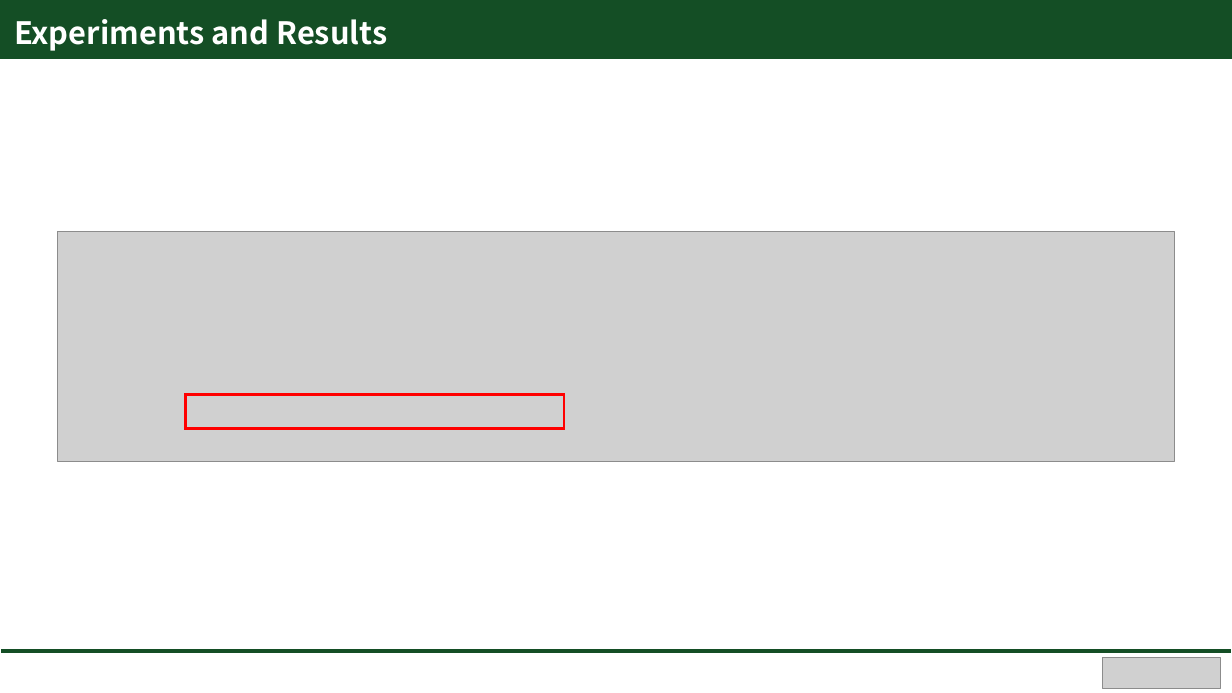
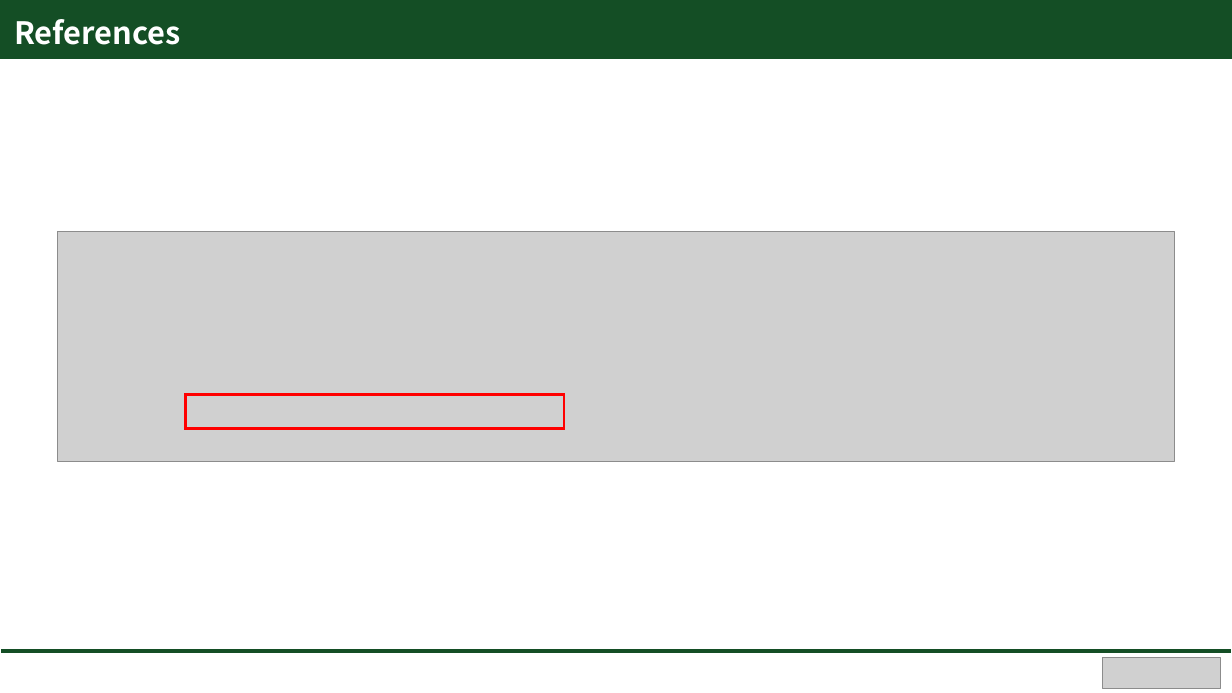
Before and after one commit to Hongsehyun/SV_Intern_Memo, a slide deck: slide 16 of 1. Study Summary/Paper Review/[2nd_Paper Review] Introduction and Execution of Quantization based on PyTorch.pptx (slide 17 before the commit). Drawn at 1232x693 pixels with LibreOffice and Linux fonts; fonts in the diff are those of the drawing; grey boxes stand for pictures. Boxes give left, top, right and bottom in pixels: in the first picture for what was removed or moved away, otherwise in the second. Text is boxed around its words. In the diff, an @@ line names an element or a change of style, - is before the commit and + after.

```diff
--- a/1. Study Summary/Paper Review/[2nd_Paper Review] Introduction and Execution of Quantization based on PyTorch.pptx
+++ b/1. Study Summary/Paper Review/[2nd_Paper Review] Introduction and Execution of Quantization based on PyTorch.pptx
@@ text at (14, 19, 181, 45): text changed @@
-Experiments and Results
+References
```
Also in this commit, not shown: 10 other slides changed, 1 slide added, 2 slides removed, 2 other files.
